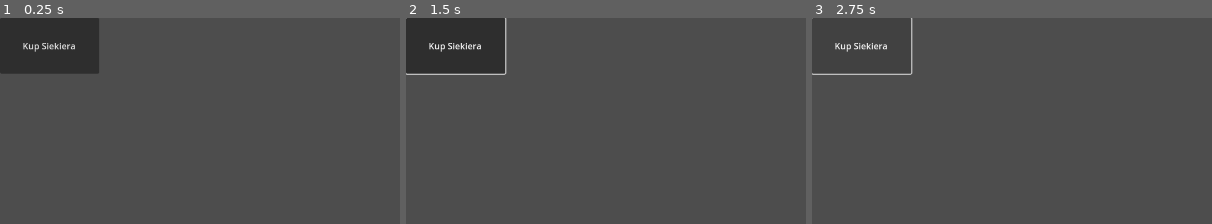
Above: before the commit, frames 1-3 (left to right).
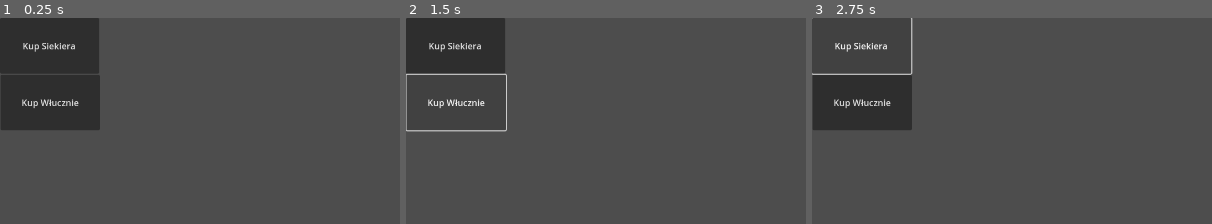
Above: after the commit, the same moments.

Repository: Okularnik2001PL/Ksssssssss
Game: Godot game, scene res://Nowe/Sceny/sklep.tscn
Same seed, same stepped clock (60 frames per second), same inputs: the game is played once before the commit and once after it. This scene is started directly instead of the project's main scene.
Inputs (mouse positions are % of the whole screen's width and height, from its top left):
- Up to frame 1 (0.25 s): no input
- Up to frame 2 (1.5 s): click "Kup Siekiera" at 0.5 s; click (6, 20) at 1.25 s, where only the run after the commit has a clickable "Kup Włucznie"
- Up to frame 3 (2.75 s): click "Kup Siekiera" at 2 s
The pictures show only the part of the screen within x 0-50%, y 0-50%; the shares and areas given below are measured in that part.

The runs differ from the first frame. In frame 1, 6.5% of the frame differs, in the area x 0-25%, y 27-55%; in frame 2, 0.8%; in frame 3, 6.5%.

Commit message:
poprawki systemu zapisu
podeslij plik zapisu podzielony ; bo działam na takim podzielonym ,

Diff:
--- a/Nowe/Sceny/sklep.tscn
+++ b/Nowe/Sceny/sklep.tscn
@@ -10,4 +10,12 @@
 offset_bottom = 101.0
 text = "Kup Siekiera"
 
+[node name="Button2" type="Button" parent="."]
+offset_left = 1.0
+offset_top = 103.0
+offset_right = 181.0
+offset_bottom = 204.0
+text = "Kup Włucznie"
+
 [connection signal="pressed" from="Button" to="." method="_on_button_pressed"]
+[connection signal="pressed" from="Button2" to="." method="_on_button_2_pressed"]
--- a/Nowe/scrypty/BronieEQ.gd
+++ b/Nowe/scrypty/BronieEQ.gd
@@ -1,6 +1,6 @@
 extends Node2D
 
-var file_path = "res://tabelki/bron_moje.csv"
+var file_path = "res://zapis/bron_moje.csv"
 var Dane = "res://tabelki/bron_statystki.csv"
 
 func _ready() -> void:
@@ -19,19 +19,24 @@
 
 		# Konwersja wierszy na tablicę tablic (gdzie każdy wiersz to osobna tablica)
 		for line in lines:
-			var columns = line.split(";")  # Zakładamy, że dane są rozdzielone średnikiem
-
+			if line.strip_edges() == "":
+				print("przeskok") # Sprawdza, czy linia jest pusta
+				continue  # Pomija pustą linię
+			var columns = line.split(",")  # Zakładamy, że dane są rozdzielone średnikiem
 			# Sprawdzamy, czy liczba kolumn jest większa niż 1, aby uniknąć błędów indeksowania
 			if columns.size() > 1 and columns[0] != "ID":
 				# Przeszukiwanie drugiego pliku CSV
 				for line2 in lines2:
 					var columns2 = line2.split(";")  # Rozdzielamy linie w drugim pliku na kolumny
-
 					# Sprawdzamy, czy w obu plikach ID się zgadza (kolumna 0 w obu plikach)
-					if columns2.size() > 1 and columns2[0] == columns[1]:
+					if columns2[0].strip_edges() == columns[1].strip_edges():
 						# Dodawanie przedmiotu do ItemList z drugiego pliku
 						$ItemList.add_item(columns2[1])  # Zakładamy, że druga kolumna to nazwa przedmiotu
+					else:
+						print("pierwszy")
+						print(columns2[0])
+						print(columns[1])
 			else:
-				print("Nieprawidłowy format danych w wierszu:", line)
-	else:
-		print("Nie można otworzyć pliku:", file_path)
+				print("drugi")
+				print(columns.size())
+				print(columns[0])
--- a/Nowe/scrypty/sklep.gd
+++ b/Nowe/scrypty/sklep.gd
@@ -1,7 +1,6 @@
 extends Node2D
 
-var file_path = "res://tabelki/bron_moje.csv"
-var ile = 0
+var file_path = "res://zapis/bron_moje.csv"
 var ID = 1
 
 func _on_button_pressed() -> void:
@@ -11,14 +10,17 @@
 	if file:
 		# Przejście do końca pliku, aby dodać nową linię
 		file.seek_end()
+		# Odczytanie zawartości pliku
 		var content = file.get_buffer(file.get_length()).get_string_from_utf8()
-		var lines = content.split(" ")
-		for line in lines:
-			ile += 1
-		ID = ile + 1
+		# Podział zawartości na linie
+		var lines = content.split("\n")
+
+		# Wyznaczenie nowego ID na podstawie liczby wierszy
+		ID = lines.size()
+
+		# Tworzenie nowych danych jako string rozdzielony średnikiem
 		var new_data = [str(ID), "2"]
-		# Tworzenie nowej linii jako string rozdzielony średnikiem
-		var new_line = ";".join(new_data) + " "
+		var new_line = ",".join(new_data) + "\n"  # Użycie nowej linii jako separatora między wierszami
 
 		# Zapis nowej linii do pliku
 		file.store_string(new_line)
@@ -27,3 +29,31 @@
 		print("Nowa linia została dodana do pliku:", new_line)
 	else:
 		print("Nie można otworzyć pliku:", file_path)
+
+
+func _on_button_2_pressed() -> void:
+	# Otwieranie pliku w trybie zapisu z dodawaniem danych (READ_WRITE)
+	var file = FileAccess.open(file_path, FileAccess.READ_WRITE)
+
+	if file:
+		# Przejście do końca pliku, aby dodać nową linię
+		file.seek_end()
+		# Odczytanie zawartości pliku
+		var content = file.get_buffer(file.get_length()).get_string_from_utf8()
+		# Podział zawartości na linie
+		var lines = content.split("\n")
+
+		# Wyznaczenie nowego ID na podstawie liczby wierszy
+		ID = lines.size()
+
+		# Tworzenie nowych danych jako string rozdzielony średnikiem
+		var new_data = [str(ID), "3"]
+		var new_line = ",".join(new_data) + "\n"  # Użycie nowej linii jako separatora między wierszami
+
+		# Zapis nowej linii do pliku
+		file.store_string(new_line)
+		file.close()
+
+		print("Nowa linia została dodana do pliku:", new_line)
+	else:
+		print("Nie można otworzyć pliku:", file_path)
--- a/główne_menu.gd
+++ b/główne_menu.gd
@@ -1,5 +1,6 @@
 extends Node2D
 
+var file_path = "res://zapis/bron_moje.csv"
 
 func _on_button_button_down():
 	get_tree().change_scene_to_file("res://menu.tscn")
@@ -15,3 +16,29 @@
 
 func _on_button_4_pressed() -> void:
 	get_tree().change_scene_to_file("res://Nowe/Sceny/sklep.tscn")
+
+
+func _on_button_5_pressed() -> void:
+	# Otwórz plik CSV w trybie odczytu
+	var file = FileAccess.open(file_path, FileAccess.READ)
+	if file:
+		# Odczytaj cały plik
+		var content = file.get_buffer(file.get_length()).get_string_from_utf8()
+		var lines = content.split("\n")
+		file.close()  # Zamykamy plik po odczycie
+
+		# Sprawdzenie, czy plik zawiera przynajmniej dwie linie
+		if lines.size() >= 2:
+			# Zostawiamy tylko pierwsze dwie linie
+			var first_two_lines = lines[0] + "\n" + lines[1] + "\n"
+
+			# Otwórz plik ponownie w trybie zapisu, nadpisując jego zawartość
+			var file_write = FileAccess.open(file_path, FileAccess.WRITE)
+			file_write.store_string(first_two_lines)
+			file_write.close()
+
+			print("Plik został zresetowany do dwóch linii.")
+		else:
+			print("Plik ma mniej niż dwie linie.")
+	else:
+		print("Nie można otworzyć pliku:", file_path)
--- a/główne_menu.tscn
+++ b/główne_menu.tscn
@@ -31,7 +31,14 @@
 offset_bottom = 339.0
 text = "Sklep"
 
+[node name="Button5" type="Button" parent="."]
+offset_top = 343.0
+offset_right = 205.0
+offset_bottom = 440.0
+text = "reset posiadania"
+
 [connection signal="button_down" from="Button" to="." method="_on_button_button_down"]
 [connection signal="button_down" from="Button2" to="." method="_on_button_2_button_down"]
 [connection signal="pressed" from="Button3" to="." method="_on_button_3_pressed"]
 [connection signal="pressed" from="Button4" to="." method="_on_button_4_pressed"]
+[connection signal="pressed" from="Button5" to="." method="_on_button_5_pressed"]
--- a/tabelki/bron_moje.csv
+++ /dev/null
@@ -1 +0,0 @@
-2;1 3;1 4;1 5;1 6;1 7;1 8;1 9;1 10;1 2;2 3;2 2;2 3;2 4;2
--- /dev/null
+++ b/zapis/bron_moje.csv
@@ -0,0 +1,7 @@
+Id,Typ
+1,1
+1,3
+1,2
+1,2
+1,2
+1,3
Binary file removed: tabelki/bron_moje.1 10.translation
Binary file removed: tabelki/bron_moje.1 2.translation
Binary file removed: tabelki/bron_moje.1 3.translation
Binary file removed: tabelki/bron_moje.1 4.translation
Binary file removed: tabelki/bron_moje.1 5.translation
Binary file removed: tabelki/bron_moje.1 6.translation
Binary file removed: tabelki/bron_moje.1 7.translation
Binary file removed: tabelki/bron_moje.1 8.translation
Binary file removed: tabelki/bron_moje.1 9.translation
Binary file removed: tabelki/bron_moje.2 .translation
Binary file removed: tabelki/bron_moje.2 2.translation
Binary file removed: tabelki/bron_moje.2 3.translation
(and 11 more such lines)
